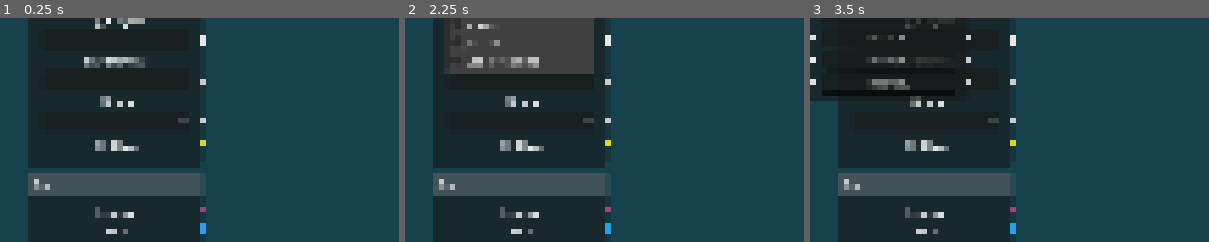
Above: before the commit, frames 1-3 (left to right).
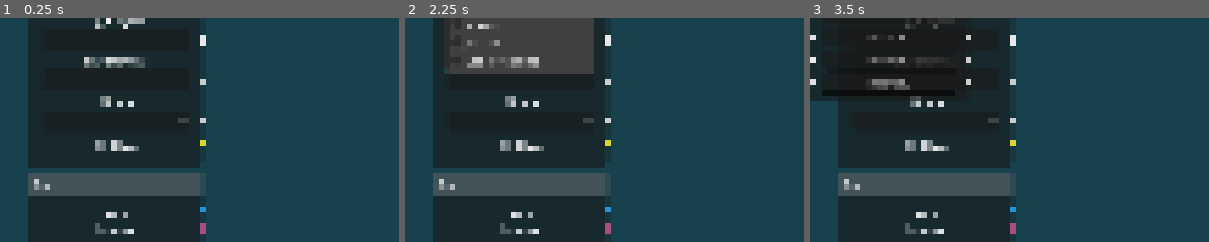
Above: after the commit, the same moments.

Repository: sciple/metadata-app
Game: Godot game, scene res://main.tscn
The game is run twice, just before and just after one commit, with the same random seed, the same clock (stepped at 60 frames per second) and the same inputs.
Inputs (mouse positions are % of the whole screen's width and height, from its top left):
- Up to frame 1 (0.25 s): no input
- Up to frame 2 (2.25 s): click (10, 4) at 0.52 s; type "12" at 0.6 s; click "Save" at 1.25 s; click (14, 29) at 2 s
- Up to frame 3 (3.5 s): click "Cage +" at 2.75 s
The pictures show only the part of the screen within x 0-50%, y 33-83%; the shares and areas given below are measured in that part.

The runs differ from the first frame. In frame 1, 0.4% of the frame differs, in the area x 23-52%, y 84-97%; in frame 2, 0.4%; in frame 3, 0.4%.

Commit message:
draft saving logic

Diff:
--- a/cage/cage.gd
+++ b/cage/cage.gd
@@ -1,5 +1,7 @@
 extends GraphNode
 
+var save_path = "user://score.csv"
+var string_array = PackedStringArray()
 
 # Called when the node enters the scene tree for the first time.
 func _ready():
@@ -8,6 +10,9 @@
 
 func report():
 	print("report!!")
+	var cage_id = get_node("cage_id")
+	var file = FileAccess.open(save_path, FileAccess.WRITE)
 	for i in range(5):
-		var s1 = get_node("subject_" + str(i) + "_id")
-		print(s1.text)
+		var subject = get_node("subject_" + str(i) + "_id")
+		print(cage_id.text, subject.text)
+		file.store_csv_line(PackedStringArray([cage_id.text, subject.text ]))
--- a/main.gd
+++ b/main.gd
@@ -58,7 +58,6 @@
 		print(from, '>>>', to)
 		if to.has_method("report"):
 			to.report()
-		#print(result.get_node("vendor").text)
 
 
 func _on_save_button_pressed():
--- a/static/sex.tscn
+++ b/static/sex.tscn
@@ -11,7 +11,7 @@
 slot/0/left_icon = null
 slot/0/right_enabled = true
 slot/0/right_type = 0
-slot/0/right_color = Color(0.737255, 0.329412, 0.537255, 1)
+slot/0/right_color = Color(0.156863, 0.686275, 1, 1)
 slot/0/right_icon = null
 slot/0/draw_stylebox = true
 slot/1/left_enabled = false
@@ -20,16 +20,16 @@
 slot/1/left_icon = null
 slot/1/right_enabled = true
 slot/1/right_type = 0
-slot/1/right_color = Color(0.156863, 0.686275, 1, 1)
+slot/1/right_color = Color(0.737255, 0.329412, 0.537255, 1)
 slot/1/right_icon = null
 slot/1/draw_stylebox = true
 
 [node name="Label" type="Label" parent="."]
 layout_mode = 2
-text = "Female"
+text = "Male"
 horizontal_alignment = 1
 
 [node name="Label2" type="Label" parent="."]
 layout_mode = 2
-text = "Male"
+text = "Female"
 horizontal_alignment = 1
